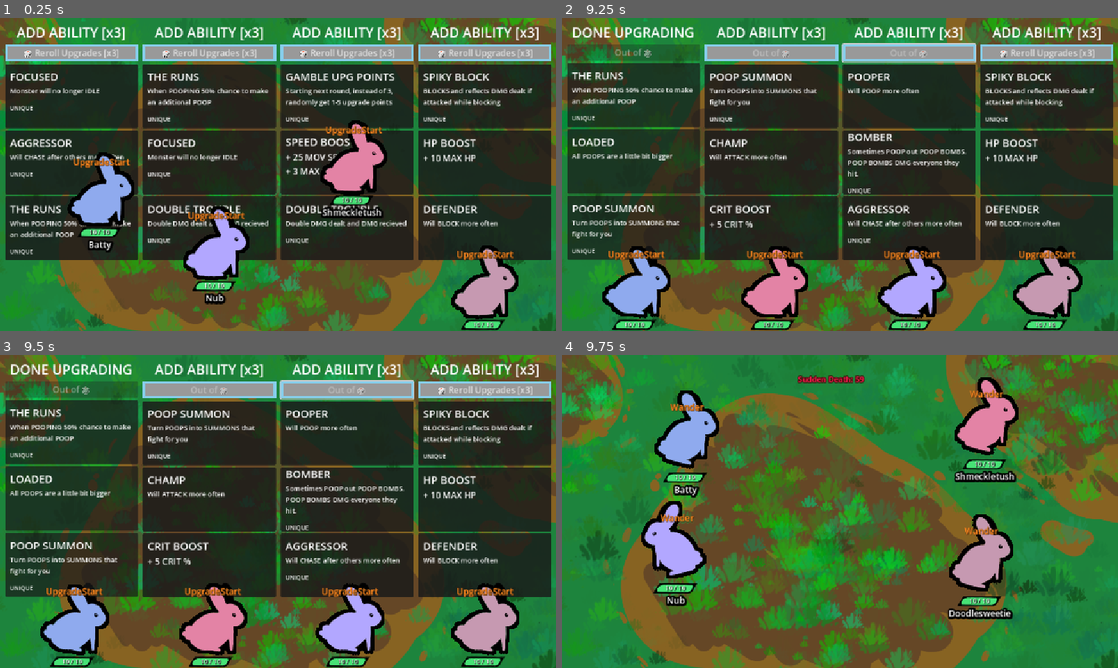
Above: before the commit, frames 1-4 (two rows, left to right).
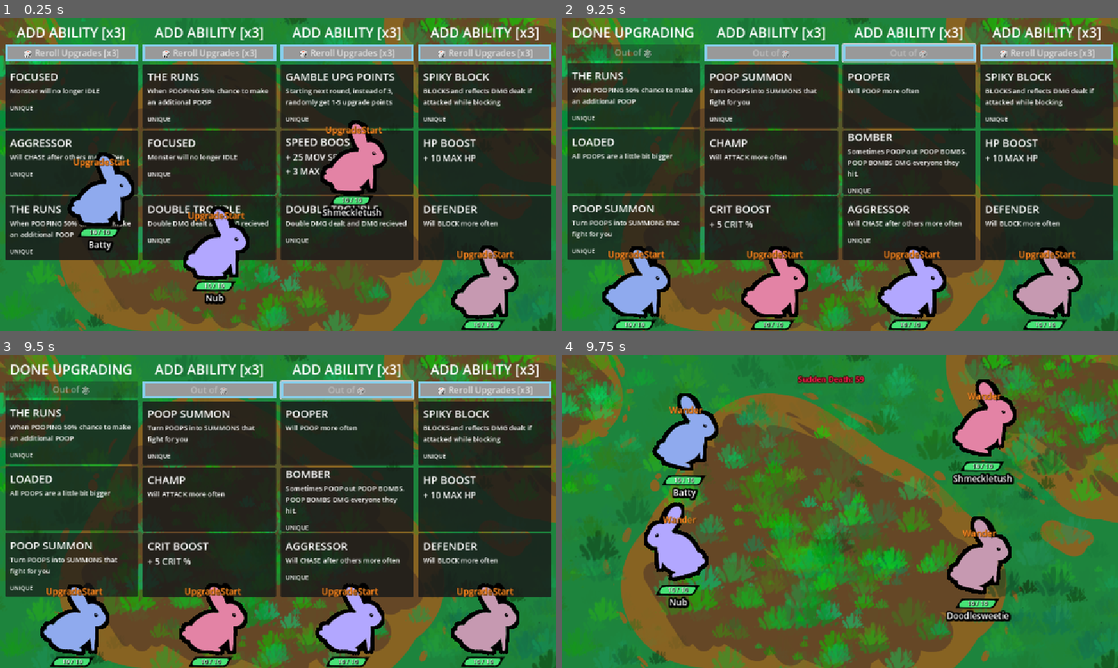
Above: after the commit, the same moments.

Repository: Galitie/tm2
Game: Godot game, scene res://test_scene.tscn
Two runs of this game, one before a commit and one after it. Both use one fixed random seed, a clock stepped at 60 frames per second and the inputs below.
Inputs (mouse positions are in pixels of both pictures, inside the frame that each line leads up to):
- Up to frame 1 (0.25 s): no input
- Up to frame 2 (9.25 s): click "🎲 Reroll Upgrades [x3]" at 0.5 s; click "🎲 Reroll Upgrades [x2]" at 1.25 s; click "🎲 Reroll Upgrades [x1]" at 2 s; click (634, 96) at 2.77 s; click (634, 96) at 3.52 s; click "🎲 Reroll Upgrades [x3]" at 4.25 s; click "🎲 Reroll Upgrades [x2]" at 5 s; click "🎲 Reroll Upgrades [x1]" at 5.75 s; click (634, 96) at 6.52 s; click "🎲 Reroll Upgrades [x3]" at 7.25 s; click "🎲 Reroll Upgrades [x2]" at 8 s; click "🎲 Reroll Upgrades [x1]" at 8.75 s
- Up to frame 3 (9.5 s): no input
- Up to frame 4 (9.75 s): tap Enter (ui_accept) at 9.5 s; move the mouse to (962, 495) at 9.52 s; click (962, 495) at 9.67 s

Frames 1-3 are identical in both runs. In frame 4, 4.9% of the frame differs, in the area x 14-83%, y 7-86%.

Commit message:
Made wander and chase states have steering and avoidance

Diff:
--- a/StateMachine/chase.gd
+++ b/StateMachine/chase.gd
@@ -2,46 +2,55 @@
 class_name Chase
 
 var monster: CharacterBody2D
-var target_mon : CharacterBody2D
-var chase_time : float
-var move_speed_adjust : int = 10
-var target_radius : float
+var target_mon: CharacterBody2D
+var chase_time: float
+var move_speed_adjust: int = 10
+
+# --- Avoidance tuning ---
+var avoidance_radius: float = 96.0      # how far to "feel" other monsters
+var avoidance_strength: float = 1.0     # how strongly to push away
+var max_accel: float = 1200.0           # acceleration cap for steering
 
 func randomize_chase():
-	chase_time = randf_range(3,8)
-
+	chase_time = randf_range(3, 8)
 
 func Enter():
 	select_target()
 	randomize_chase()
 
-
 func Exit():
 	monster.move_speed -= move_speed_adjust
 
-
-func Physics_Update(delta:float):
+func Physics_Update(delta: float) -> void:
 	if target_mon:
-		target_radius = target_mon.body_collision.shape.height
-		var direction = target_mon.global_position - monster.global_position
-		var distance = direction.length()
+		var to_target = target_mon.global_position - monster.global_position
+		var dist = to_target.length()
 		chase_time -= delta
 
-		if direction.length() > target_radius and target_mon.current_hp > 0 and chase_time > 0:
-			var avoid_vector = get_avoidance_vector()
-			var final_direction = (direction.normalized() + avoid_vector).normalized()
-			monster.velocity = final_direction * monster.move_speed
+		if dist > 200.0 and target_mon.current_hp > 0.0 and chase_time > 0.0:
+			# Base desired direction toward target
+			var desired_dir = Vector2()
+			if to_target.length() > 0.0:
+				desired_dir = to_target.normalized()
+
+			# Add avoidance (separation) from nearby monsters
+			var avoidance = get_avoidance_vector()
+			if avoidance.length() > 0.0001:
+				desired_dir = (desired_dir + avoidance).normalized()
+
+			# Keep full move speed; steer with an accel cap
+			var desired_velocity = desired_dir * monster.move_speed
+			var steering = desired_velocity - monster.velocity
+			if steering.length() > max_accel:
+				steering = steering.normalized() * max_accel
+
+			monster.velocity = monster.velocity + steering * delta
 		else:
-			if target_mon.global_position.x < monster.global_position.x:
-				monster.get_node("root").scale = Vector2(-1, 1)
-			else:
-				monster.get_node("root").scale = Vector2(1, 1)
 			monster.velocity = Vector2()
 			ChooseNewState.emit()
 
-
 func select_target():
-	var targetable_monsters : Array = get_targetable_monsters()
+	var targetable_monsters: Array = get_targetable_monsters()
 	if targetable_monsters.size():
 		target_mon = targetable_monsters.pick_random()
 		monster.animation_player.play("walk", -1.0, 1.5)
@@ -49,40 +58,43 @@
 	else:
 		ChooseNewState.emit()
 
-
 func get_targetable_monsters() -> Array[CharacterBody2D]:
 	var targetable_monsters: Array[CharacterBody2D] = []
 	var monster_collection = get_tree().get_nodes_in_group("Monster")
 	monster_collection.erase(monster)
-
 	for mon in monster_collection:
 		if mon.current_hp > 0:
 			targetable_monsters.append(mon)
+	return targetable_monsters
 
-	return targetable_monsters
+# --- NEW: avoidance helpers ---
+func get_avoidance_vector() -> Vector2:
+	var push_sum = Vector2()
+	var neighbors = get_neighbor_monsters()
+
+	for other in neighbors:
+		var offset = monster.global_position - other.global_position  # push away from other
+		var d = offset.length()
+		if d > 0.0 and d < avoidance_radius:
+			# Weight falls off linearly with distance; stronger when closer
+			var weight = (1.0 - (d / avoidance_radius)) * avoidance_strength
+			push_sum = push_sum + offset.normalized() * weight
+
+	# Normalize to keep it as a direction contribution
+	if push_sum.length() > 0.0001:
+		return push_sum.normalized()
+	return Vector2()
+
+func get_neighbor_monsters() -> Array[CharacterBody2D]:
+	var neighbors: Array[CharacterBody2D] = []
+	var all_monsters = get_tree().get_nodes_in_group("Monster")
+	for other in all_monsters:
+		if other != monster and other.current_hp > 0:
+			var d = (other.global_position - monster.global_position).length()
+			if d < avoidance_radius:
+				neighbors.append(other)
+	return neighbors
 
 # Don't remove these
 func animation_finished(anim_name: String) -> void:
 	pass
-
-
-func get_avoidance_vector() -> Vector2:
-	var repulsion = Vector2.ZERO
-	var count = 0
-	var nearby = monster.vision.get_overlapping_bodies()
-
-	for body in nearby:
-		if body == monster or !(body is CharacterBody2D) or body is Summon:
-			continue
-
-		var offset = monster.global_position - body.global_position
-		var distance = offset.length()
-
-		if distance < target_radius and distance > 0:
-			var push_strength = (1.0 - (distance / target_radius)) * 1.5
-			repulsion += offset.normalized() * push_strength
-			count += 1
-
-	if count > 0:
-		return repulsion / count
-	return Vector2.ZERO
--- a/StateMachine/wander.gd
+++ b/StateMachine/wander.gd
@@ -2,27 +2,70 @@
 class_name Wander
 
 var monster: CharacterBody2D
+var move_direction: Vector2
+var wander_time: float
 
-var move_direction : Vector2
-var wander_time : float
+# --- Avoidance tuning ---
+var avoidance_radius: float = 96.0
+var avoidance_strength: float = 1.0
+var max_accel: float = 1200.0
 
 func randomize_wander():
-	move_direction = Vector2(randf_range(-1,1), randf_range(-1,1)).normalized()
-	wander_time = randf_range(1,5)
+	move_direction = Vector2(randf_range(-1, 1), randf_range(-1, 1)).normalized()
+	wander_time = randf_range(1, 5)
 
 func Enter():
 	monster.animation_player.play("walk")
 	randomize_wander()
 
-func Update(delta:float):
+func Update(delta: float):
 	if wander_time > 0:
 		wander_time -= delta
 	else:
 		ChooseNewState.emit()
 
-func Physics_Update(_delta:float):
+func Physics_Update(delta: float):
 	if monster:
-		monster.velocity = move_direction * monster.move_speed
+		# Base wander velocity
+		var desired_dir = move_direction
+
+		# Add avoidance contribution
+		var avoidance = get_avoidance_vector()
+		if avoidance.length() > 0.0001:
+			desired_dir = (desired_dir + avoidance).normalized()
+
+		var desired_velocity = desired_dir * monster.move_speed
+		var steering = desired_velocity - monster.velocity
+		if steering.length() > max_accel:
+			steering = steering.normalized() * max_accel
+
+		monster.velocity = monster.velocity + steering * delta
+
+# --- Avoidance helpers (same as in Chase) ---
+func get_avoidance_vector() -> Vector2:
+	var push_sum = Vector2()
+	var neighbors = get_neighbor_monsters()
+
+	for other in neighbors:
+		var offset = monster.global_position - other.global_position
+		var d = offset.length()
+		if d > 0.0 and d < avoidance_radius:
+			var weight = (1.0 - (d / avoidance_radius)) * avoidance_strength
+			push_sum = push_sum + offset.normalized() * weight
+
+	if push_sum.length() > 0.0001:
+		return push_sum.normalized()
+	return Vector2()
+
+func get_neighbor_monsters() -> Array[CharacterBody2D]:
+	var neighbors: Array[CharacterBody2D] = []
+	var all_monsters = get_tree().get_nodes_in_group("Monster")
+	for other in all_monsters:
+		if other != monster and other.current_hp > 0:
+			var d = (other.global_position - monster.global_position).length()
+			if d < avoidance_radius:
+				neighbors.append(other)
+	return neighbors
 
 # Don't remove these
 func animation_finished(anim_name: String) -> void:
--- a/monster.gd
+++ b/monster.gd
@@ -41,6 +41,7 @@
 @export var pre_loaded_cards : Array[Resource]
 var facing : String = "right"
 var target_point : Vector2
+
 
 var base_color: Color
 
